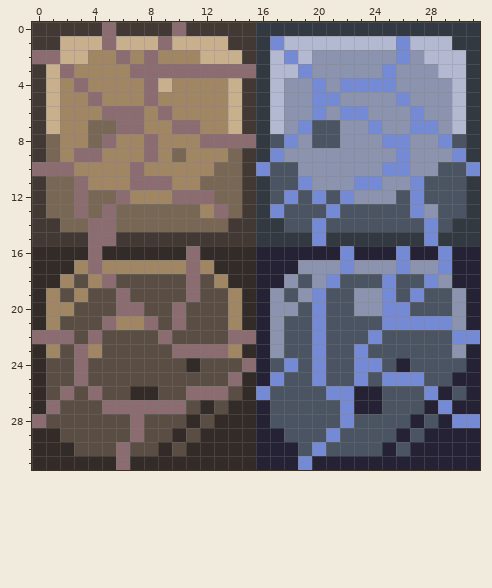
A pixel-art sprite gets an edit: Assets/_Core/3_Art-and-FX/Tilemaps/Sprites/Ground/16x16 WallJump-Less-Walls.png. Above is the file before it was changed.
The file is 32x32 pixels.
The result:
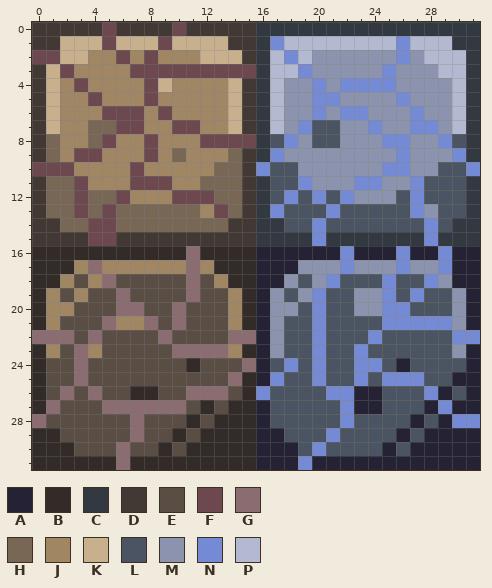
Palette (. is transparent): A #242234  B #322b28  C #333941  D #423934  E #5a4e44  F #6d494f  G #8b6c71  H #796755  J #a08662  K #c7b08b  L #4a5462  M #8b93af  N #758ad4  P #b3b9d1
From old to new:
@@ x 0..17 @@
- 0 DDDDDGDDDDGDDDDDCC
- 1 DDKKKGKKKGKKKKDDCN
- 2 GGKKJJGJGJJJKKKDCP
- 3 DKGJJJJGGGGGGGGGCP
- 4 DKJGJJJJGKJJJJKDCP
- 5 DKJJGJJJGJJJJJKDCP
- 6 DKJJJGGGJGJJJJKDCP
- 7 DKJJHHGGJJGGJJKDCP
- 8 DHJJHGJJGJJJGGGGCL
- 9 DHJGGJJJGJHJJJHDCN
-10 GGGJJJJGJJJJJHHDNL
-11 DHHGJJJGGGJJHHHDCL
-12 DHHGHHGJJJGGGHHDCL
-13 DHHGHGHHHHHHJGHDCN
-14 DDHHGGHHHHHHHHDDCC
-15 DDDDGGDDDDDDDDDDCC
-16 BBBBGBBBBBBGBBBBAA
+ 0 DDDDDFDDDDFDDDDDCC
+ 1 DDKKKFKKKFKKKKDDCN
+ 2 FFKKJJFJFJJJKKKDCP
+ 3 DKFJJJJFFFFFFFFFCP
+ 4 DKJFJJJJFKJJJJKDCP
+ 5 DKJJFJJJFJJJJJKDCP
+ 6 DKJJJFFFJFJJJJKDCP
+ 7 DKJJHHFFJJFFJJKDCP
+ 8 DHJJHFJJFJJJFFFFCL
+ 9 DHJFFJJJFJHJJJHDCN
+10 FFFJJJJFJJJJJHHDNL
+11 DHHFJJJFFFJJHHHDCL
+12 DHHFHHFJJJFFFHHDCL
+13 DHHFHFHHHHHHJFHDCN
+14 DDHHFFHHHHHHHHDDCC
+15 DDDDFFDDDDDDDDDDCC
+16 BBBBBBBBBBBGBBBBAA
 17 BBBJGJJJJJJGJBBBAA
Where, in picture pixels (left, top, right, bottom), the same in both pictures:
changed: (32, 22, 256, 260)
